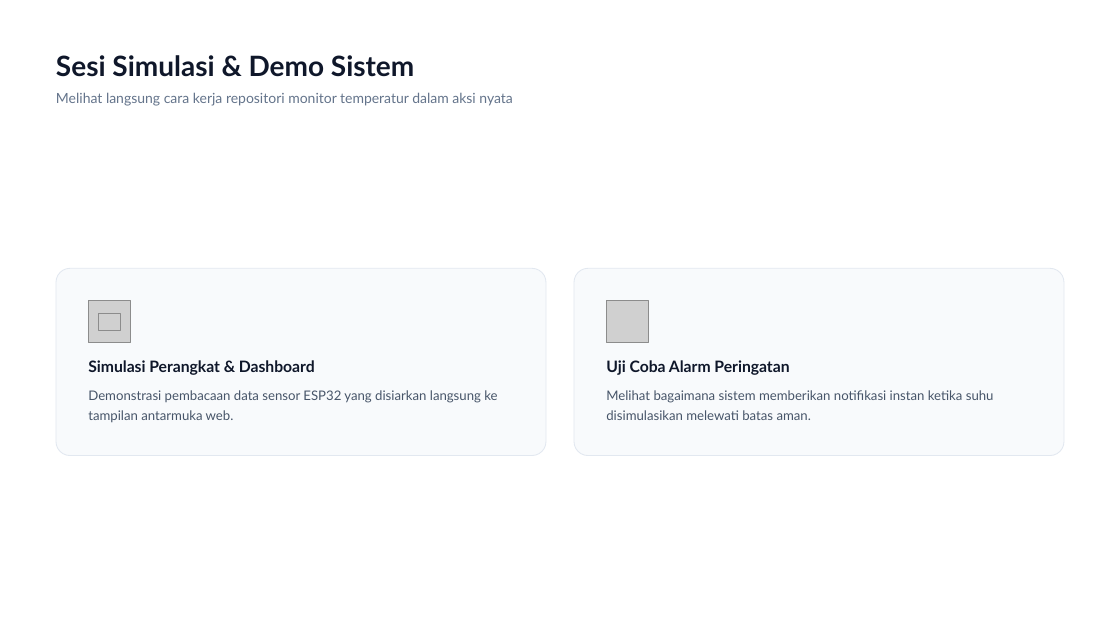
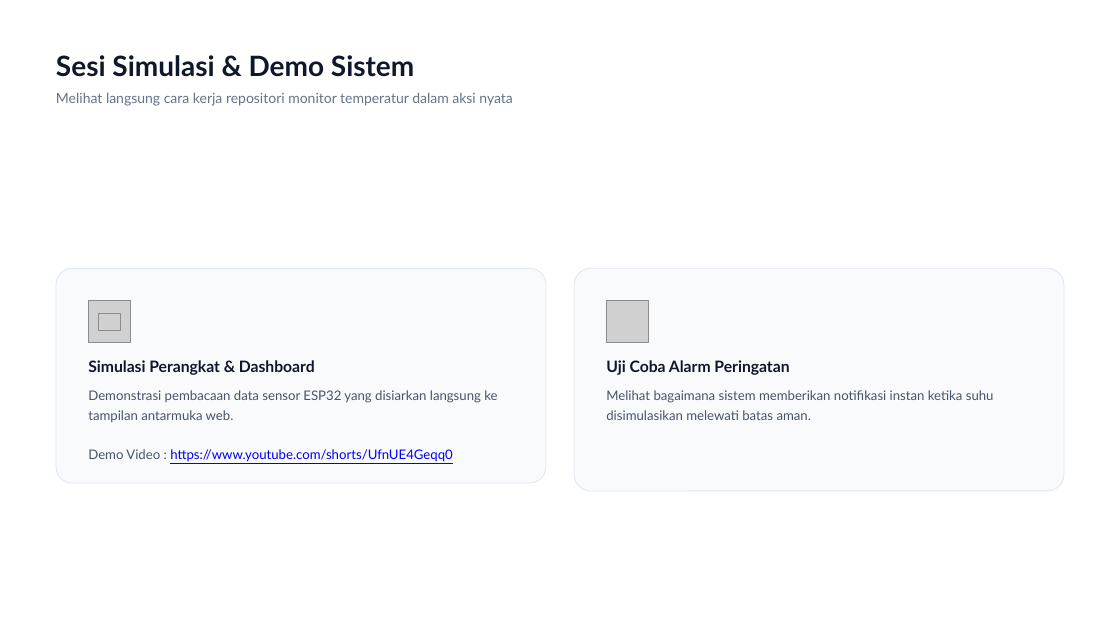
Before and after one commit to dendie851/iot-monitor-temperatur, a slide deck: slide 17 of slide-presentasi/IoT-untuk-Bisnis-Dari-Sensor-Menuju-Keputusan-Strategis.pptx (slide 18 before the commit). Drawn at 1120x630 pixels with LibreOffice and Linux fonts; fonts in the diff are those of the drawing; grey boxes stand for pictures; background and template pictures are left out. Boxes give left, top, right and bottom in pixels: in the first picture for what was removed or moved away, otherwise in the second. Text is boxed around its words. In the diff, an @@ line names an element or a change of style, - is before the commit and + after.

```diff
--- a/slide-presentasi/IoT-untuk-Bisnis-Dari-Sensor-Menuju-Keputusan-Strategis.pptx
+++ b/slide-presentasi/IoT-untuk-Bisnis-Dari-Sensor-Menuju-Keputusan-Strategis.pptx
@@ rounded rectangle: place and size @@
-rounded rectangle at bbox=[56, 268, 546, 455]
+rounded rectangle at bbox=[56, 268, 546, 483]
@@ rounded rectangle: place and size @@
-rounded rectangle at bbox=[574, 268, 1064, 455]
+rounded rectangle at bbox=[574, 268, 1064, 491]
@@ text at bbox=[88, 449, 453, 462]: paragraph added @@
+Demo Video : https://www.youtube.com/shorts/UfnUE4Geqq0
```
Also in this commit, not shown: 11 other slides changed, 1 slide removed.
